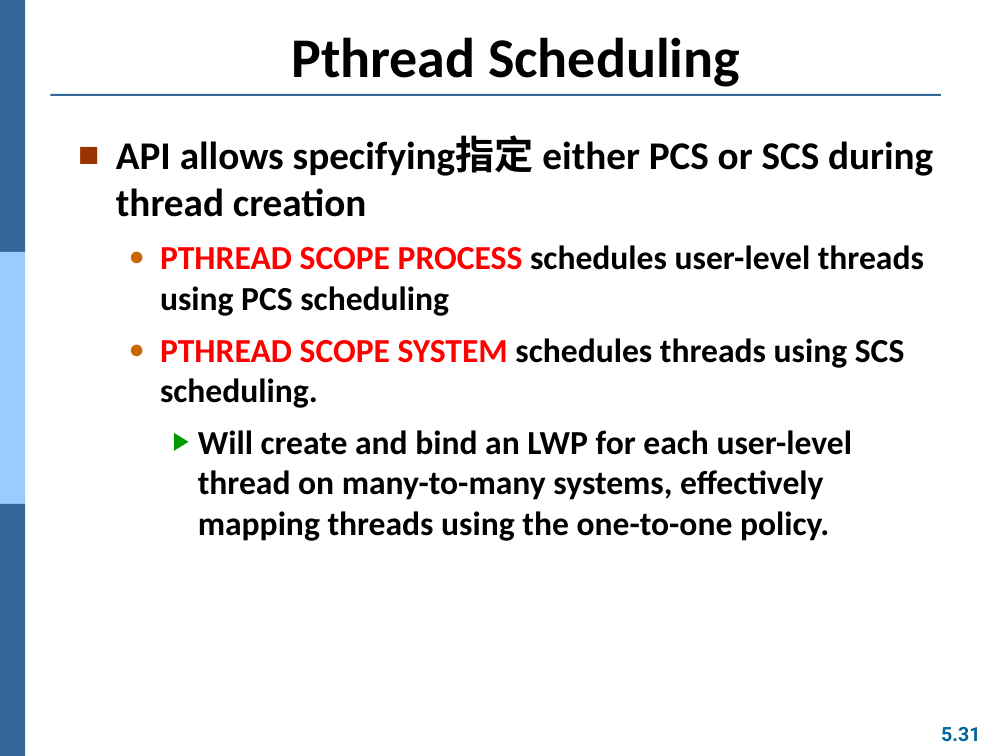
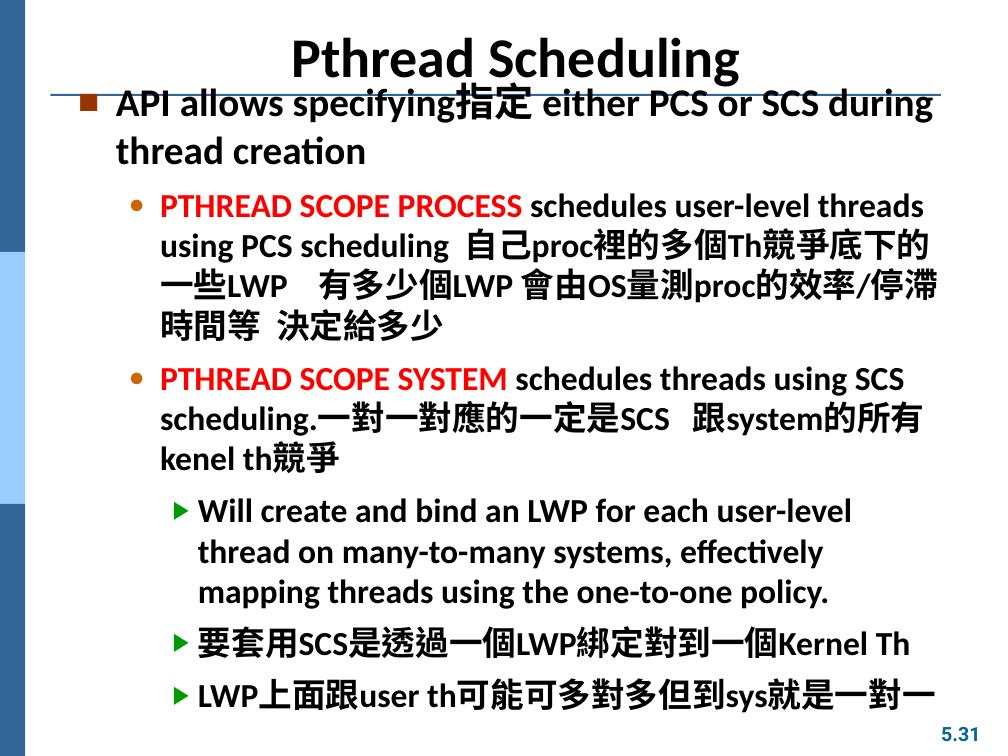
Before and after one commit to Yang09701194/OS_Learning, a slide deck: slide 31 of ch05.pptx. Drawn at 1008x756 pixels with LibreOffice and Linux fonts; fonts in the diff are those of the drawing. Boxes give left, top, right and bottom in pixels: in the first picture for what was removed or moved away, otherwise in the second. Text is boxed around its words. In the diff, an @@ line names an element or a change of style, - is before the commit and + after.

```diff
--- a/ch05.pptx
+++ b/ch05.pptx
@@ text "API allows specifying指定 either PCS ...": place and size @@
-text "API allows specifying指定 either PCS ..." at <box>116,136,933,541</box>
+text "API allows specifying指定 either PCS ..." at <box>116,84,938,713</box>
@@ text at <box>160,193,938,473</box>: text changed @@
-  ● PTHREAD SCOPE PROCESS schedules user-level threads using PCS scheduling
-  ● PTHREAD SCOPE SYSTEM schedules threads using SCS scheduling.
+  ● PTHREAD SCOPE PROCESS schedules user-level threads using PCS scheduling 自己proc裡的多個Th競爭底下的一些LWP 有多少個LWP 會由OS量測proc的效率/停滯時間等 決定給多少
+  ● PTHREAD SCOPE SYSTEM schedules threads using SCS scheduling.一對一對應的一定是SCS 跟system的所有kenel th競爭
@@ text at <box>198,626,936,713</box>: paragraphs added @@
+    ▶ 要套用SCS是透過一個LWP綁定對到一個Kernel Th
+    ▶ LWP上面跟user th可能可多對多但到sys就是一對一
```
Also in this commit, not shown: 31 other slides changed, 2 slides added, 1 other file.
